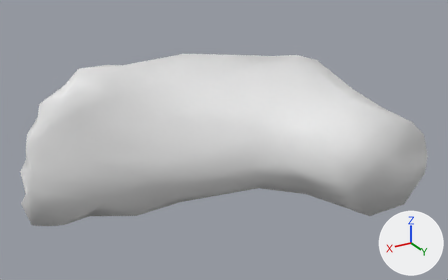
Two versions of the COLLADA model res/eric_foot_right_above_ankle.dae, one commit apart.
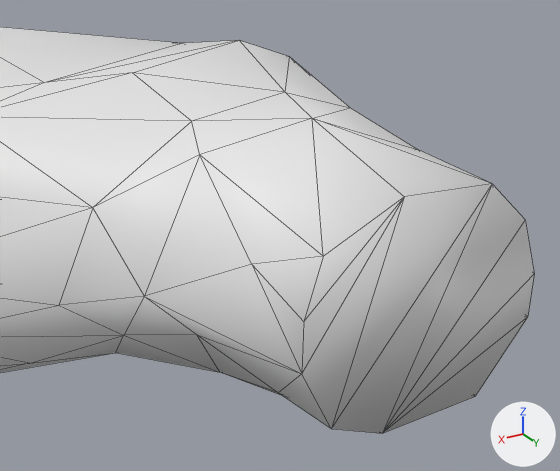
Old and new are each drawn whole from a 50 mm lens placed at (0.333, 0.385, 0.174), pointed at (0.132, 0.05, 0.007) and again close up from a 50 mm lens placed at (0.168, 0.249, 0.088), pointed at (0.071, 0.087, 0.007). Arrows for +X, +Y and +Z are at lower right; the lights stay in place. The close-ups show mesh edges as thin lines. Vertices at the same position are counted once.

In view in the first close-up: 'Leg_L'.
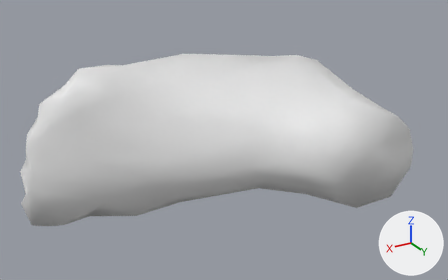
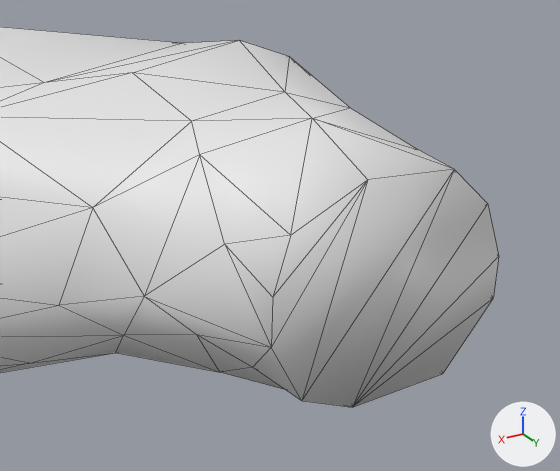
The change in detail:
me_footmesh has 111 vertices, 218 faces and spans x 0.0..0.259, y -0.019..0.13, z -0.056..0.057.
me_footmesh is used by ob_leg_l; location (0.0, 0.0, 0.0); scale (1.0, 1.0, -1.0).
me_footmesh part 1: all 16 vertices in x 0.013..0.093, y 0.099..0.13, z -0.03..0.037 are moved by (0.0, -0.013, 0.0).

Location of each change, [x1, y1, x2, y2] in pixels of the close-ups (560 x 471 px; the box of a moved part takes in the faces that stretch with it):
'Leg_L', reshaped: before [0, 27, 534, 433]; after [0, 27, 499, 407]
part 1 of me_footmesh, moved or reshaped: before [144, 118, 534, 433]; after [144, 118, 499, 407]
